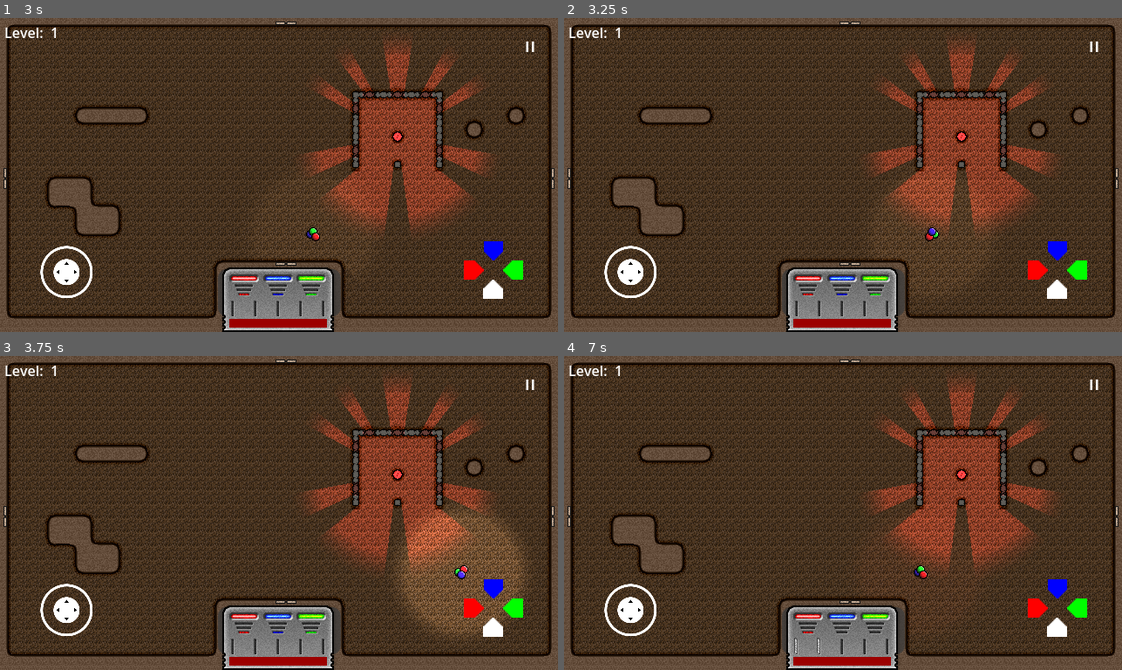
Above: before the commit, frames 1-4 (two rows, left to right).
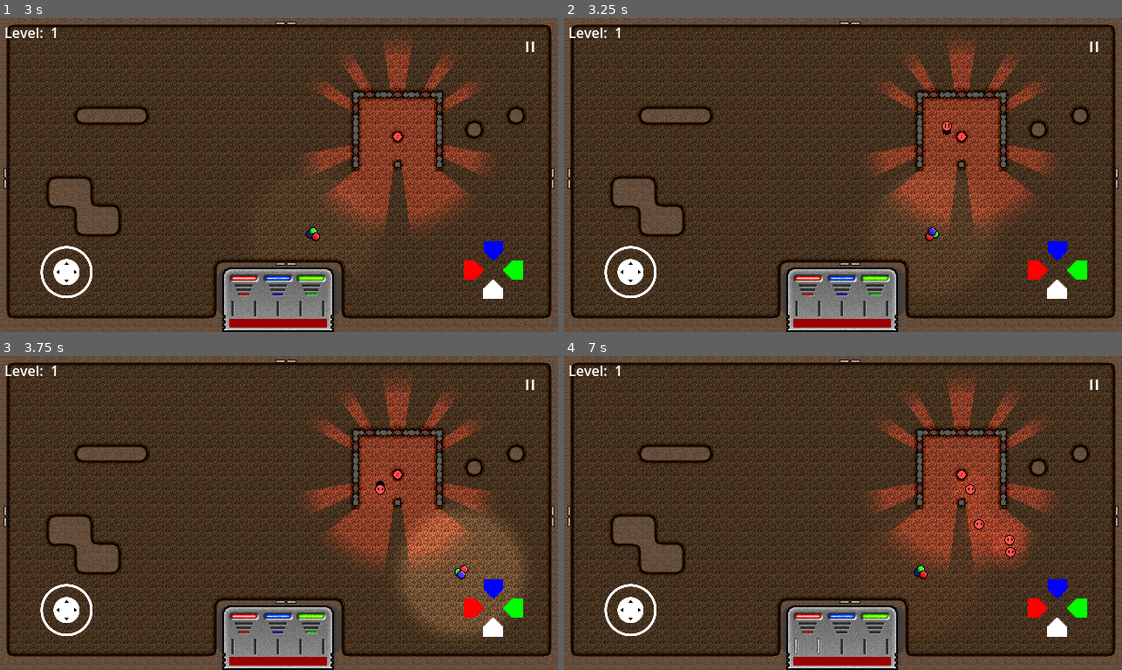
Above: after the commit, the same moments.

Repository: Degenerate-Games/shadows-below
Game: Godot game, scene res://scenes/menus/main_menu.tscn
Two runs of this game, one before a commit and one after it. Both use one fixed random seed, a clock stepped at 60 frames per second and the inputs below. Sound files missing from this copy of the repository are replaced by a short silence.
Inputs (mouse positions are in pixels of both pictures, inside the frame that each line leads up to):
- Up to frame 1 (3 s): click (279, 206) at 0.5 s; click (279, 206) at 1.25 s; click "Endless Mode" at 2 s; tap Enter at 2.75 s; move the mouse to (401, 159) at 2.77 s; hold D (move_right) from 2.78 s (still down); tap B (bake) at 2.85 s; click (401, 159) at 2.92 s
- Up to frame 2 (3.25 s): keep holding D (move_right)
- Up to frame 3 (3.75 s): release D (move_right) at 3.5 s; drag from (167, 528) to (424, 572) at 3.52 s
- Up to frame 4 (7 s): move the mouse to (898, 443) at 4.27 s; hold D (move_right) 4.28-5 s; tap K (mixing_ui_clear) at 4.35 s; drag from (815, 575) to (960, 475) at 5.02 s; move the mouse to (1010, 560) at 5.77 s; hold A (move_left) 5.78-6.5 s; tap J (mixing_ui_red) at 5.85 s; drag from (675, 465) to (569, 516) at 6.52 s

Frame 1 is identical in both runs. In frame 2, less than 0.1% of the frame differs, in the area x 67-70%, y 32-38%; in frame 3, less than 0.1%; in frame 4, 0.9%, in the area x 70-83%, y 37-68%.
Error before the commit: Parse Error: Cannot find member "COLLECTIBLE_TYPE" in base "Global". (res://scripts/enemies/enemy.gd:74)

Commit message:
Implement new drop logic. Enemies have a chance to drop multiple items, but drop rates have been drastically decreased

Diff:
--- a/scripts/enemies/enemy.gd
+++ b/scripts/enemies/enemy.gd
@@ -4,7 +4,7 @@
 @export var acceleration: int = 500
 @export_range(0, 9) var total_power: int = 8
 @export_range(0, 1) var push_back_scale: float = 1
-@export var drop_rates: Array[float] ## Drop Rates for each drop type, see DROP_TYPE enum for indicies
+@export var drop_rates: DropRates
 var power_remaining: int
 var target: Node2D
 var red: ColorValue
@@ -54,7 +54,7 @@
 func _process(_delta):
 	update_aura_strength()
 	if not damage_timer.is_stopped():
-		scale = lerp(scale, target_scale,remap(damage_timer.time_left, 0, damage_timer.wait_time, 0, 1))
+		scale = lerp(scale, target_scale, remap(damage_timer.time_left, 0, damage_timer.wait_time, 0, 1))
 
 func _physics_process(delta):
 	if not damage_timer.is_stopped():
@@ -70,19 +70,12 @@
 	# If damage would kill this enemy, destroy it and spawn a shadow
 	if damage > power_remaining:
 		var r = randf()
-		var drop
-		if r < drop_rates[Global.COLLECTIBLE_TYPE.SHADOW]:
-			drop = load("res://scenes/items/shadow.tscn").instantiate()
-		r -= drop_rates[Global.COLLECTIBLE_TYPE.SHADOW]
-		if r < drop_rates[Global.COLLECTIBLE_TYPE.HEALTH]:
-			drop = load("res://scenes/items/health_powerup.tscn").instantiate()
-		r -= drop_rates[Global.COLLECTIBLE_TYPE.HEALTH]
-		if r < drop_rates[Global.COLLECTIBLE_TYPE.AURA]:
-			drop = load("res://scenes/items/aura_powerup.tscn").instantiate()
-		r -= drop_rates[Global.COLLECTIBLE_TYPE.AURA]
-		if drop:
-			drop.global_position = global_position
-			get_parent().add_child(drop)
+		for drop in drop_rates.drop_rates:
+			if r < drop.drop_rate:
+				var d = drop.scene.instantiate()
+				d.global_position = global_position
+				get_parent().add_child(d)
+			r = randf()
 		queue_free()
 		return
 	# Otherwise, subtract the damage
@@ -142,12 +135,12 @@
 	pulsed = false
 
 
-func _on_area_2d_body_entered(body:Node2D):
+func _on_area_2d_body_entered(body: Node2D):
 	if body.is_in_group("player"):
 		touching_player = true
 
 
-func _on_area_2d_body_exited(body:Node2D):
+func _on_area_2d_body_exited(body: Node2D):
 	if body.is_in_group("player"):
 		touching_player = false
 
